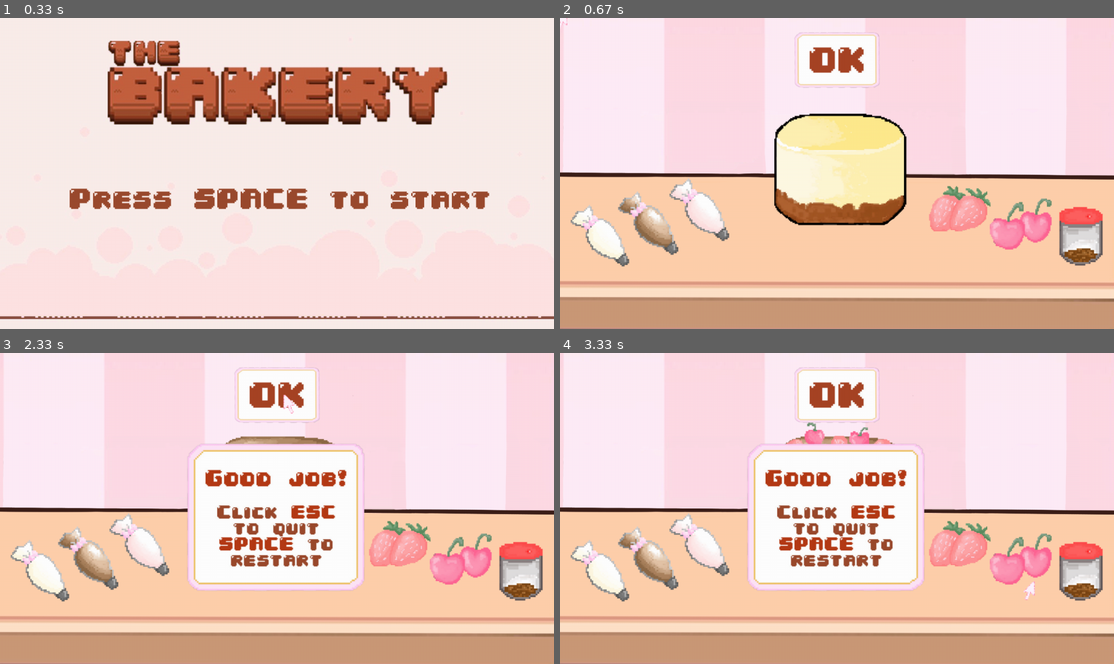
Above: before the commit, frames 1-4 (two rows, left to right).
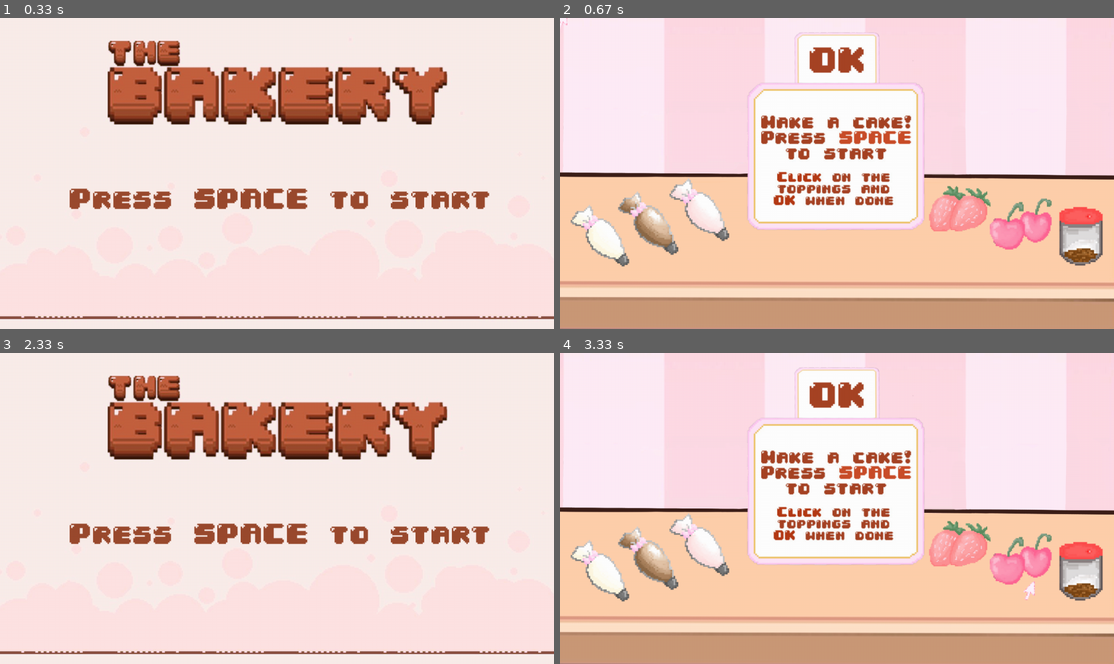
Above: after the commit, the same moments.

Repository: capristobio/Pygame-Proj
Game: pygame game, started from main.py
Two runs of this game, one before a commit and one after it. Both use one fixed random seed, a clock stepped at 60 frames per second and the inputs below.
Inputs (mouse positions are in pixels of both pictures, inside the frame that each line leads up to):
- Up to frame 1 (0.33 s): no input
- Up to frame 2 (0.67 s): tap Space at 0.33 s
- Up to frame 3 (2.33 s): tap Space at 0.67, 2.07 s; click (105, 580) at 1.05 s; click (481, 617) at 1.38 s; click (288, 402) at 1.72 s
- Up to frame 4 (3.33 s): tap Space at 2.37 s; click (981, 558) at 2.55 s; click (759, 443) at 2.88 s; click (1030, 589) at 3.22 s

Frame 1 is identical in both runs. In frame 2, 12% of the frame differs, in the area x 33-66%, y 20-69%; in frame 3, 56%, in the area x 0-100%, y 4-100%; in frame 4, 10%.

Commit message:
completed ver

Diff:
--- a/main.py
+++ b/main.py
@@ -38,7 +38,6 @@
 choco_top = pg.image.load("./images/choco_flakes.png")
 straw_top = pg.image.load("./images/berry.png")
 
-
 # Scale the image down
 CURSOR = pg.image.load("./images/cursor.png")
 CURSOR_LEFT = pg.transform.scale(
@@ -50,6 +49,8 @@
 end_pic = pg.image.load("./images/end_pop.png")
 ok_pic = pg.image.load("./images/ok.png")
 start_pic = pg.image.load("./images/start_pop.png")
+
+
 
 # Starting screen display image
 class Starting(pg.sprite.Sprite):
@@ -194,22 +195,31 @@
 
         pg.display.flip()
 
-# TODO: starting pop up
-# start_pic
+
+class Pop_up(pg.sprite.Sprite):
+    """Display instruction image"""
+    def __init__(self):
+        super().__init__()
+
+        self.image = start_pic
+        self.rect = self.image.get_rect()
+        self.rect.x, self.rect.y = 425, 140
+
 
 class Button(pg.sprite.Sprite):
+    """"For when the OK button"""
     def __init__(self):
         super().__init__()
 
         self.clicked = False
 
     def click(self):
-        print("clicked")
         if self.clicked:
             self.clicked = False
         else:
             self.clicked = True
 
+
 class Ok_button(Button):
     """OK button displayed on screen that shows prompt when clicked"""
     def __init__(self):
@@ -246,6 +256,9 @@
 
     ok_button = Ok_button()
     all_sprites.add(ok_button)
+
+    start_popup = Pop_up()
+    all_sprites.add(start_popup)
 
     # Vanilla tube
     vanilla_tube = Vanilla()
@@ -312,17 +325,15 @@
                     ok_button.click()
 
             if event.type == pg.KEYDOWN and event.key == pg.K_ESCAPE:
-                pg.quit()
-
-            #TODO:
-            #  if event.type == pg.KEYDOWN and event.key == pg.K_SPACE:
-
-
-
-
-
-
-
+                return
+
+            if event.type == pg.KEYDOWN and event.key == pg.K_SPACE and start_popup:
+                all_sprites.remove(start_popup)
+                del(start_popup)
+                start_popup = False
+
+            if event.type == pg.KEYDOWN and event.key == pg.K_SPACE and ok_button.clicked:
+                return True
 
 
         # --- Update the world state
@@ -357,6 +368,7 @@
 
 
 
+
         # Draw all sprites on the screen
         all_sprites.draw(screen)
 
@@ -368,7 +380,9 @@
 
 
 def main():
-    start()
+    # janky fix but it works
+    while start():
+        start()
 
 
 if __name__ == "__main__":
Not shown, changed: README.md
